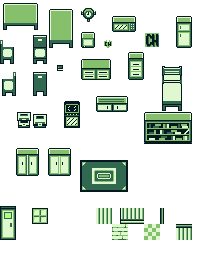
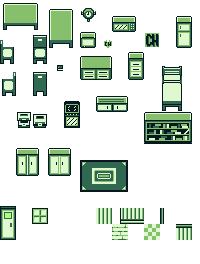
The second 200 × 264 image is a revision of the first. Changes to its layers:
painted on "Fundo" over (80, 32, 112, 80)
